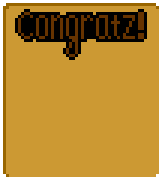
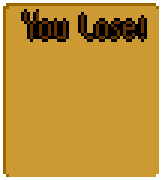
Layers edited between the first and the second 162x180 image:
hid "congratz" over left=15, top=9, right=147, bottom=60
added layer "You_lose" above "Фон" over left=21, top=9, right=147, bottom=42
